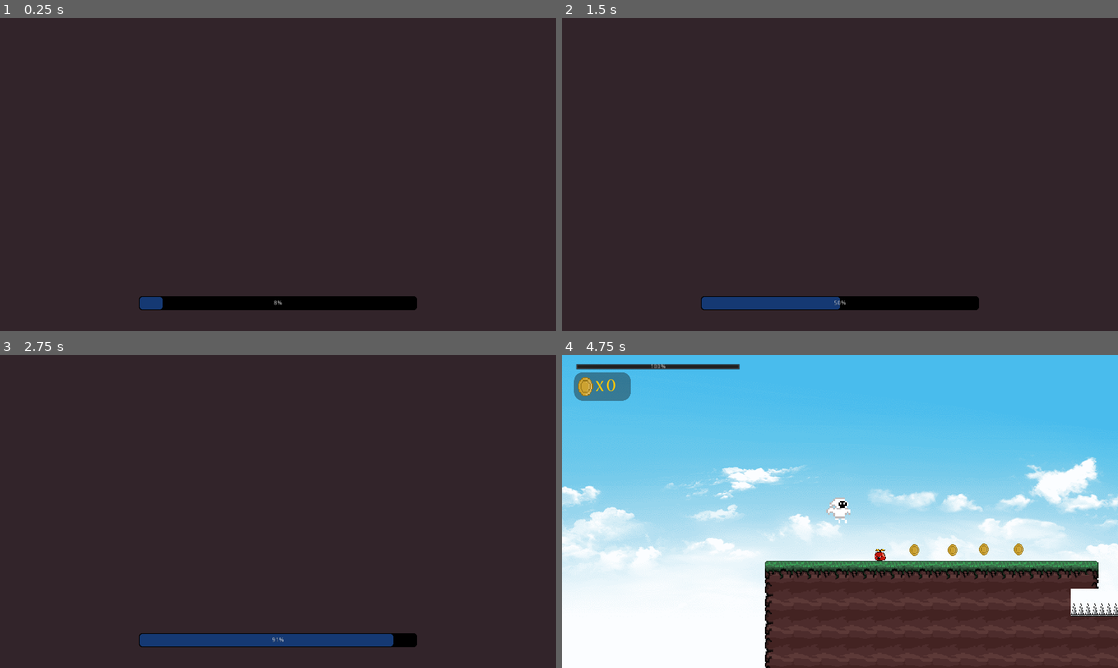
Above: before the commit, frames 1-4 (two rows, left to right).
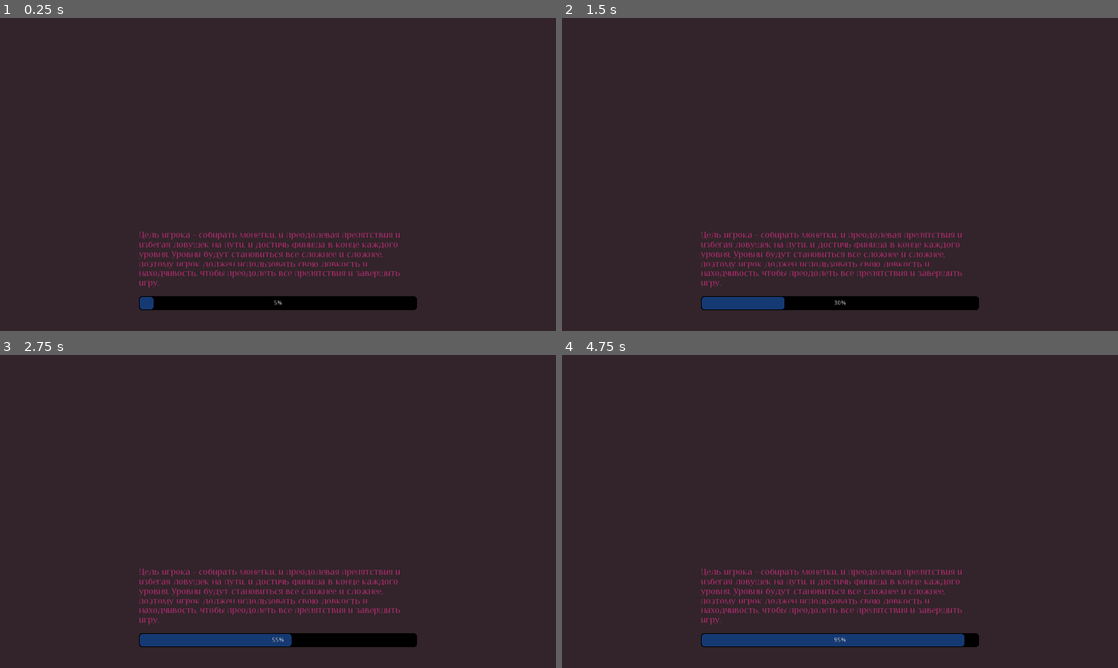
Above: after the commit, the same moments.

Repository: Tears89/Godot2d
Game: Godot game, scene res://Preabs/Load.tscn
The game is run twice, just before and just after one commit, with the same random seed, the same clock (stepped at 60 frames per second) and the same inputs.
Inputs (mouse positions are in pixels of both pictures, inside the frame that each line leads up to):
- Up to frame 1 (0.25 s): no input
- Up to frame 2 (1.5 s): hold D (Move_Right) from 0.53 s (still down); tap W (Jump) at 0.77 s
- Up to frame 3 (2.75 s): tap W (Jump) at 1.52 s; release D (Move_Right) at 2.03 s; hold A (Move_Left) from 2.03 s (still down)
- Up to frame 4 (4.75 s): release A (Move_Left) at 2.78 s; hold D (Move_Right) 2.78-3.5 s; tap W (Jump) at 3.02, 4.52 s; click (840, 439) at 3.5 s, where only the run before the commit has a clickable "Играть"; hold D (Move_Right) from 4.28 s (still down)

The runs differ from the first frame. In frame 1, 1.8% of the frame differs, in the area x 25-72%, y 68-94%; in frame 2, 2.1%; in frame 3, 2.5%; in frame 4, 94%, in the area x 0-100%, y 0-100%.

Commit message:
Добавил описание в loading

Diff:
--- a/Preabs/Load.tscn
+++ b/Preabs/Load.tscn
@@ -1,6 +1,11 @@
-[gd_scene load_steps=4 format=2]
+[gd_scene load_steps=6 format=2]
 
 [ext_resource path="res://Script/load.gd" type="Script" id=1]
+[ext_resource path="res://AubreyPro.otf" type="DynamicFontData" id=2]
+
+[sub_resource type="DynamicFont" id=3]
+size = 20
+font_data = ExtResource( 2 )
 
 [sub_resource type="StyleBoxFlat" id=1]
 bg_color = Color( 0.0862745, 0.227451, 0.454902, 1 )
@@ -37,6 +42,14 @@
 margin_right = 1280.0
 margin_bottom = 720.0
 
+[node name="RichTextLabel" type="RichTextLabel" parent="Panel"]
+margin_left = 320.0
+margin_top = 488.0
+margin_right = 960.0
+margin_bottom = 626.0
+custom_fonts/normal_font = SubResource( 3 )
+text = "Цель игрока - собирать монетки, и преодолевая препятствия и избегая ловушек на пути, и достичь финиша в конце каждого уровня. Уровни будут становиться все сложнее и сложнее, поэтому игрок должен использовать свою ловкость и находчивость, чтобы преодолеть все препятствия и завершить игру."
+
 [node name="ProgressBar" type="ProgressBar" parent="."]
 margin_left = 320.0
 margin_top = 640.0
--- a/Script/load.gd
+++ b/Script/load.gd
@@ -1,7 +1,7 @@
 extends Control
 
 export var next_scene = ""
-var load_time = 3
+var load_time = 5
 onready var tween = $Tween
 
 func _ready():
